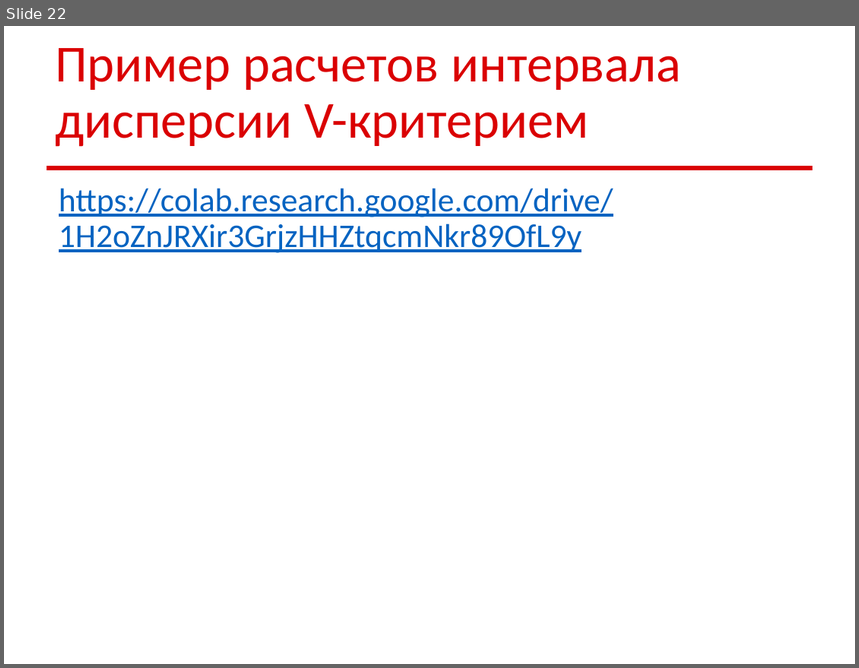
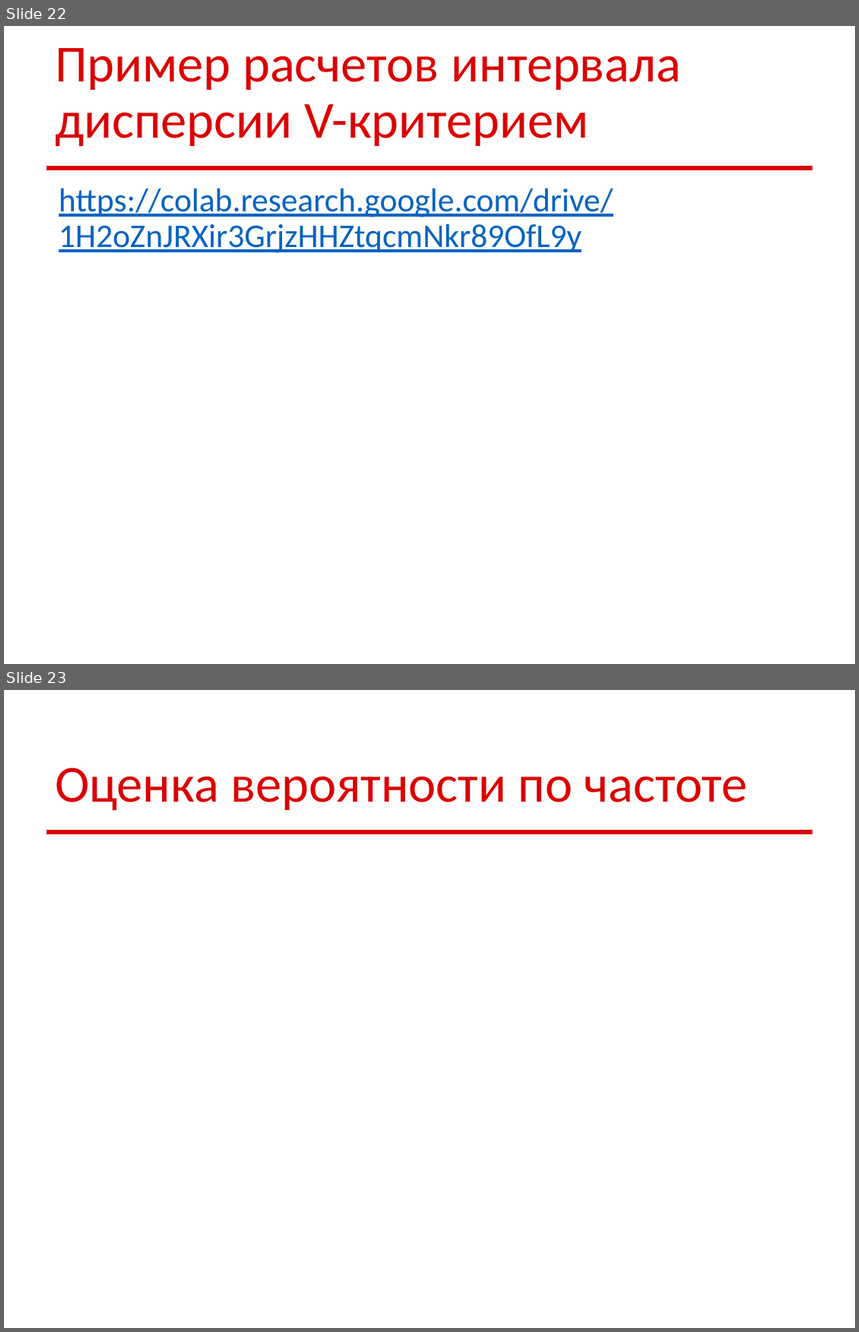
Before and after one commit to sudakov/math-for-ds, a slide deck: math_ds_03.pptx. Shown one above the other, each under a label of ours: slide 22 before the commit, slides 22 and 23 after it. The pictures are 859x668 and 859x1332 pixels, drawn with LibreOffice and Linux fonts; fonts in the diff are those of the drawing; grey boxes stand for pictures. Boxes give left, top, right and bottom in pixels: in the first picture for what was removed or moved away, otherwise in the second. Text is boxed around its words. In the diff, an @@ line names an element or a change of style, - is before the commit and + after.

```diff
--- a/math_ds_03.pptx
+++ b/math_ds_03.pptx
@@ slide 23 added at [4,690,855,1328], background #FFFFFF; not listed: 1 template element that a slide beside it also shows @@
@@ title added at [55,768,748,811], 44 pt, text #DA0002 @@
+Оценка вероятности по частоте
```
Also in this commit, not shown: 3 slides changed, 10 other slides added.
